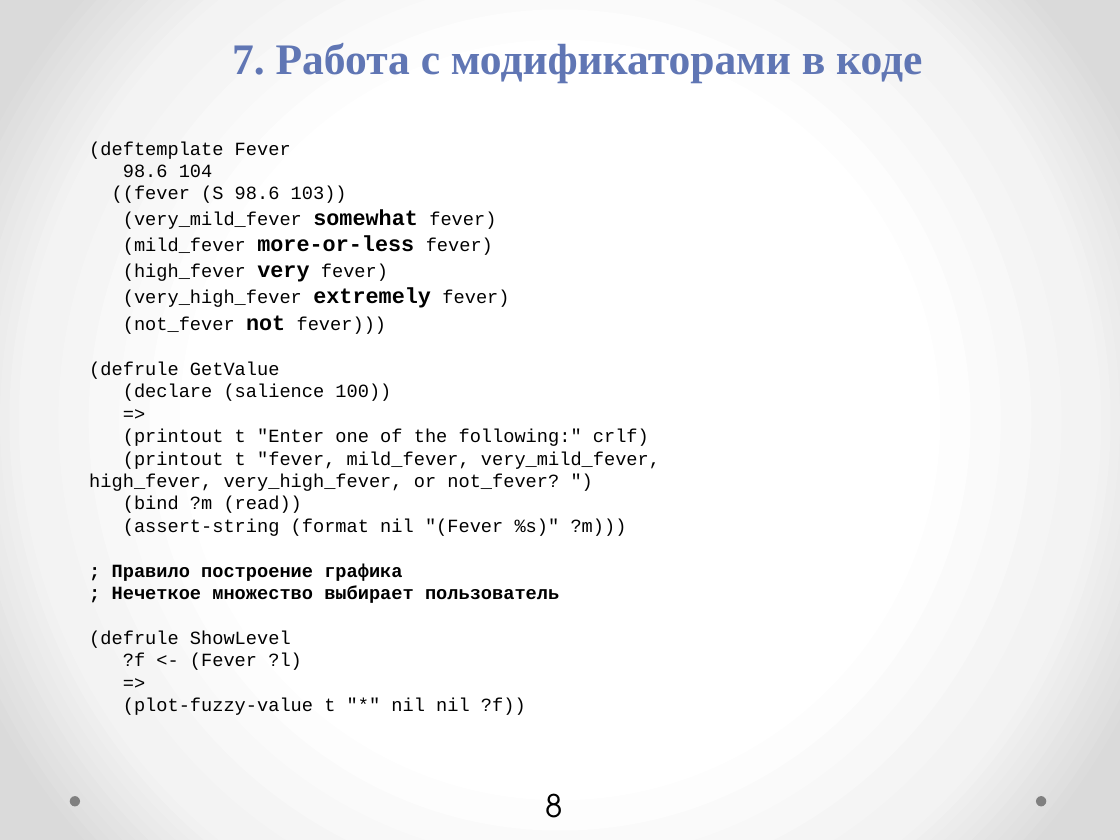
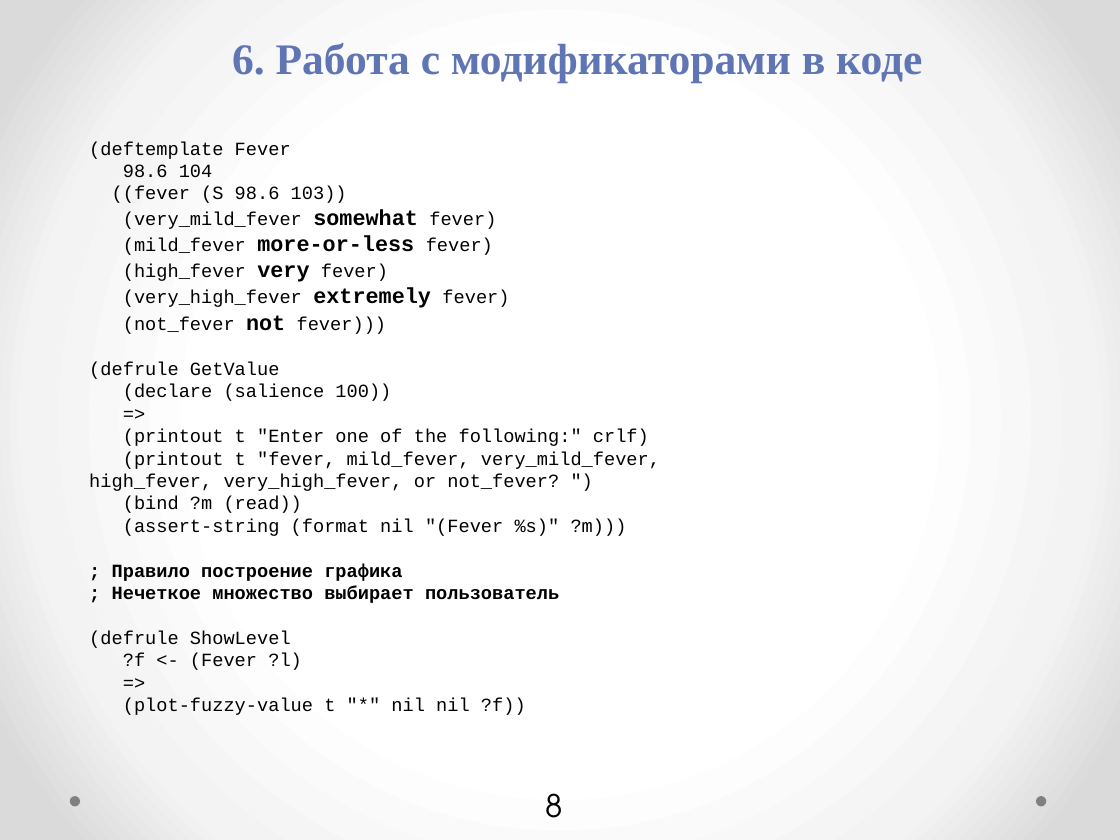
Before and after one commit to petr-r94/ResearchDocsPack, a slide deck: slide 8 of FuzzyCLIPS_End_release.pptx. Drawn at 1120x840 pixels with LibreOffice and Linux fonts; fonts in the diff are those of the drawing. Boxes give left, top, right and bottom in pixels: in the first picture for what was removed or moved away, otherwise in the second. Text is boxed around its words. In the diff, an @@ line names an element or a change of style, - is before the commit and + after.

```diff
--- a/FuzzyCLIPS_End_release.pptx
+++ b/FuzzyCLIPS_End_release.pptx
@@ text at (232,43,922,83): text changed @@
-7. Работа с модификаторами в коде
+6. Работа с модификаторами в коде
```
Also in this commit, not shown: 16 other slides changed, 1 other file.
